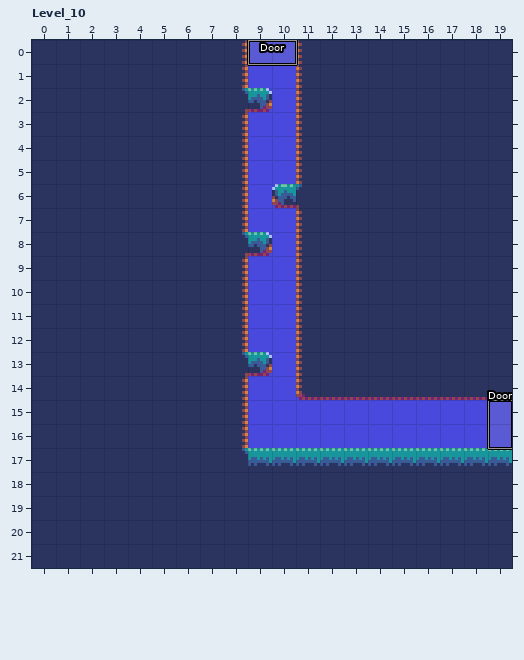
Two versions of a level (LDtk project, assets/output.ldtk). That is the earlier state.
Cells are 16x16 px. Shown: Level_10 x 0..19, y 0..21. The commit also changed other parts of the map, which this record leaves out.
After the commit:
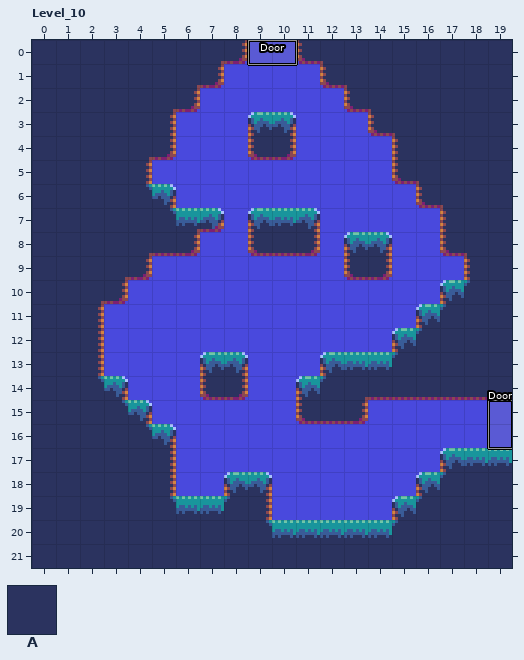
Key: from "IntGrid": A 1 "solid".
_ is an empty cell.
Difference:
{"where": "layer \"IntGrid\""}
{"y":1,"x":8,"old":"A","new":"_"}
{"y":1,"x":11,"old":"A","new":"_"}
{"y":2,"x":7,"old":"AAA","new":"___"}
{"y":2,"x":11,"old":"AA","new":"__"}
{"y":3,"x":6,"old":"AAA__AAA","new":"___AA___"}
{"y":4,"x":6,"old":"AAA__AAAA","new":"___AA____"}
{"y":5,"x":5,"old":"AAAA","new":"____"}
{"y":5,"x":11,"old":"AAAA","new":"____"}
{"y":6,"x":6,"old":"AAA","new":"___"}
{"y":6,"x":10,"old":"AAAAAA","new":"______"}
{"y":7,"x":8,"old":"A__","new":"_AA"}
{"y":7,"x":12,"old":"AAAAA","new":"_____"}
{"y":8,"x":7,"old":"AA","new":"__"}
{"y":8,"x":10,"old":"_","new":"A"}
{"y":8,"x":12,"old":"A","new":"_"}
{"y":8,"x":15,"old":"AA","new":"__"}
{"y":9,"x":5,"old":"AAAA","new":"____"}
{"y":9,"x":11,"old":"AA","new":"__"}
{"y":9,"x":15,"old":"AAA","new":"___"}
{"y":10,"x":4,"old":"AAAAA","new":"_____"}
{"y":10,"x":11,"old":"AAAAAA","new":"______"}
{"y":11,"x":3,"old":"AAAAAA","new":"______"}
{"y":11,"x":11,"old":"AAAAA","new":"_____"}
{"y":12,"x":3,"old":"AAAAAA","new":"______"}
{"y":12,"x":11,"old":"AAAA","new":"____"}
{"y":13,"x":3,"old":"AAAA","new":"____"}
{"y":13,"x":9,"old":"A","new":"_"}
{"y":13,"x":11,"old":"A","new":"_"}
{"y":14,"x":4,"old":"AAA","new":"___"}
{"y":15,"x":5,"old":"AAAA","new":"____"}
{"y":15,"x":11,"old":"___","new":"AAA"}
{"y":16,"x":6,"old":"AAA","new":"___"}
{"y":17,"x":6,"old":"AAAAAAAAAAA","new":"___________"}
{"y":18,"x":6,"old":"AA","new":"__"}
{"y":18,"x":10,"old":"AAAAAA","new":"______"}
{"y":19,"x":10,"old":"AAAAA","new":"_____"}
